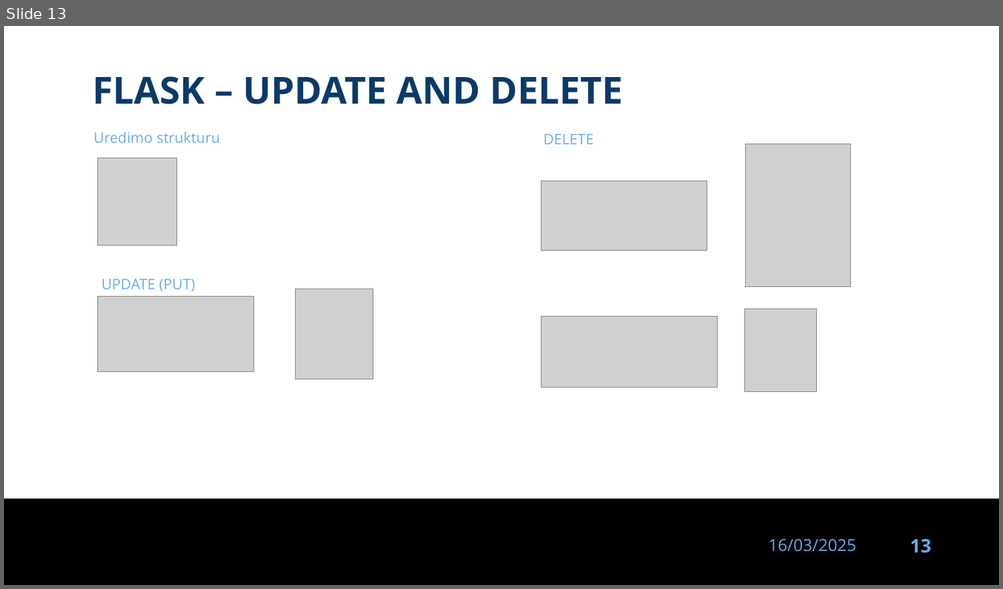
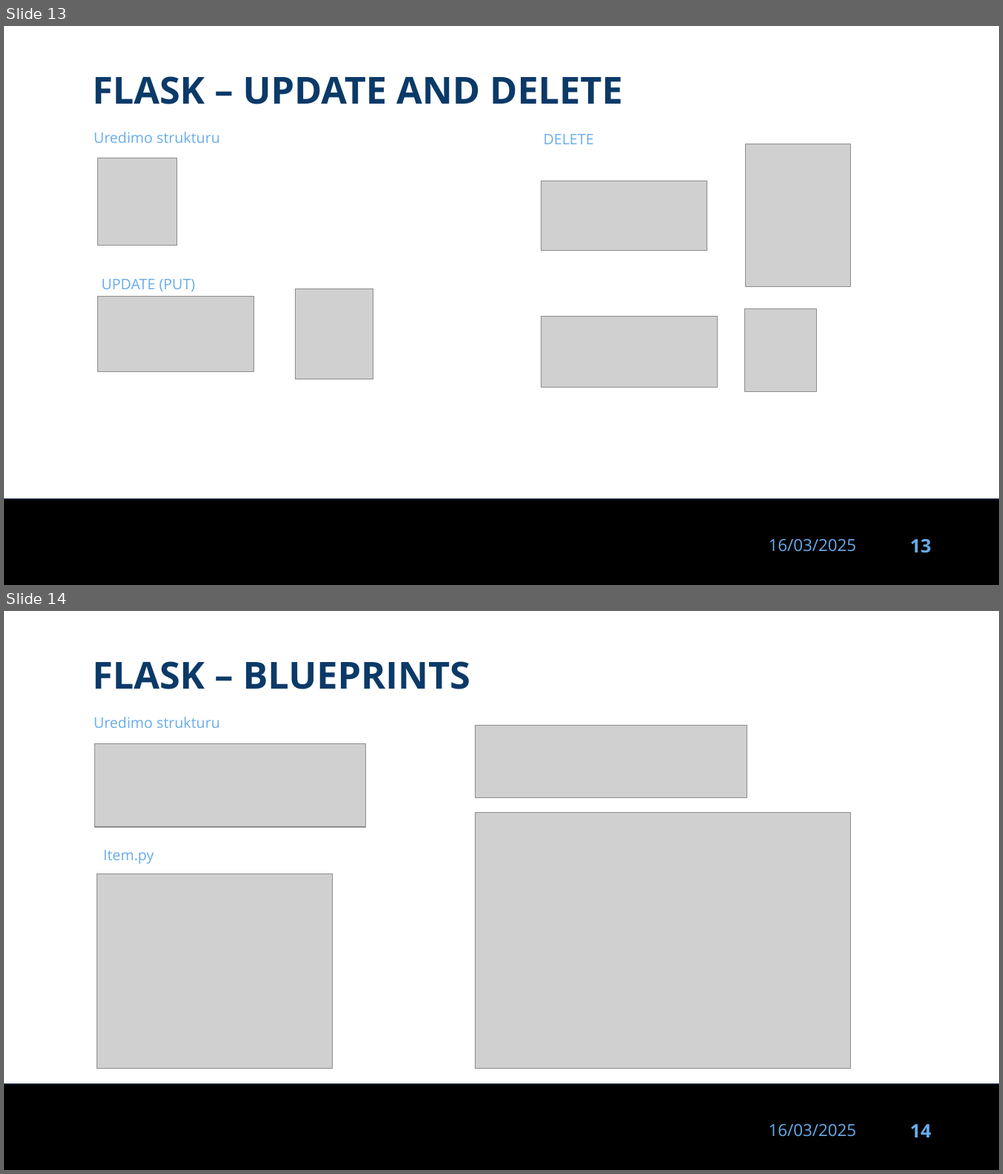
Before and after one commit to dinoDuvnjak/CTK, a slide deck: Bootcamp/flask/flask.pptx. Shown one above the other, each under a label of ours: slide 13 before the commit, slides 13 and 14 after it. The pictures are 1003x589 and 1003x1174 pixels, drawn with LibreOffice and Linux fonts; fonts in the diff are those of the drawing; grey boxes stand for pictures; background and template pictures are left out. Boxes give left, top, right and bottom in pixels: in the first picture for what was removed or moved away, otherwise in the second. Text is boxed around its words. In the diff, an @@ line names an element or a change of style, - is before the commit and + after.

Commit message:
flak blueprints

```diff
--- a/Bootcamp/flask/flask.pptx
+++ b/Bootcamp/flask/flask.pptx
@@ slide 14 added at (x1=4, y1=611, x2=999, y2=1170), background #FFFFFF; not listed: 3 template elements that a slide beside it also shows @@
@@ text added at (x1=92, y1=661, x2=470, y2=689), 36 pt, text #0B3A68, bold @@
+FLASK – BLUEPRINTS
@@ text added at (x1=94, y1=717, x2=220, y2=728), 14 pt, text #69ACED @@
+Uredimo strukturu
@@ picture added at (x1=94, y1=743, x2=366, y2=826) @@
@@ picture added at (x1=475, y1=725, x2=747, y2=798) @@
@@ picture added at (x1=475, y1=812, x2=851, y2=1069) @@
@@ text added at (x1=103, y1=850, x2=153, y2=864), 14 pt, text #69ACED @@
+Item.py
@@ picture added at (x1=97, y1=874, x2=333, y2=1069) @@
```
Also in this commit, not shown: 3 other slides added, 2 other files.
